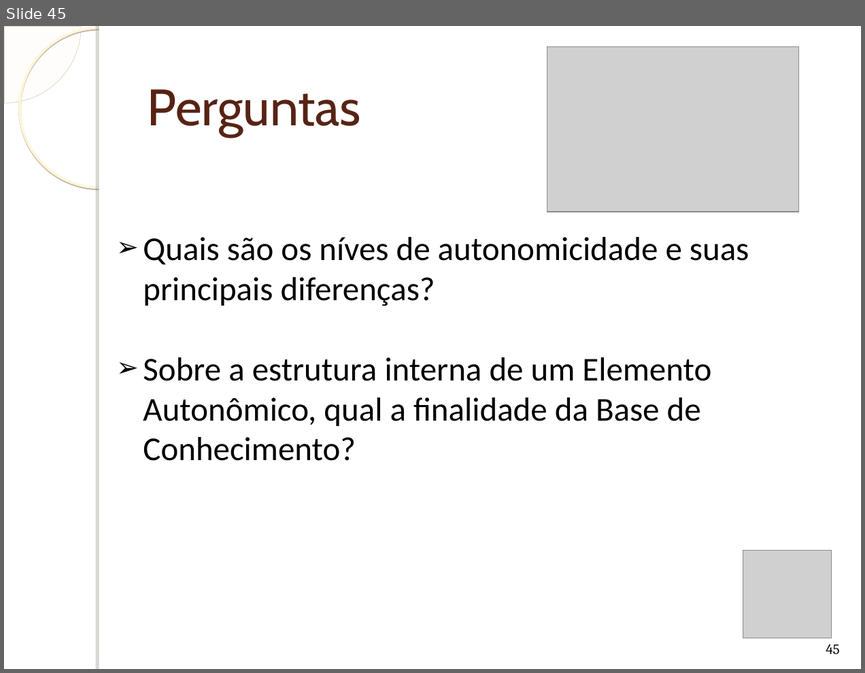
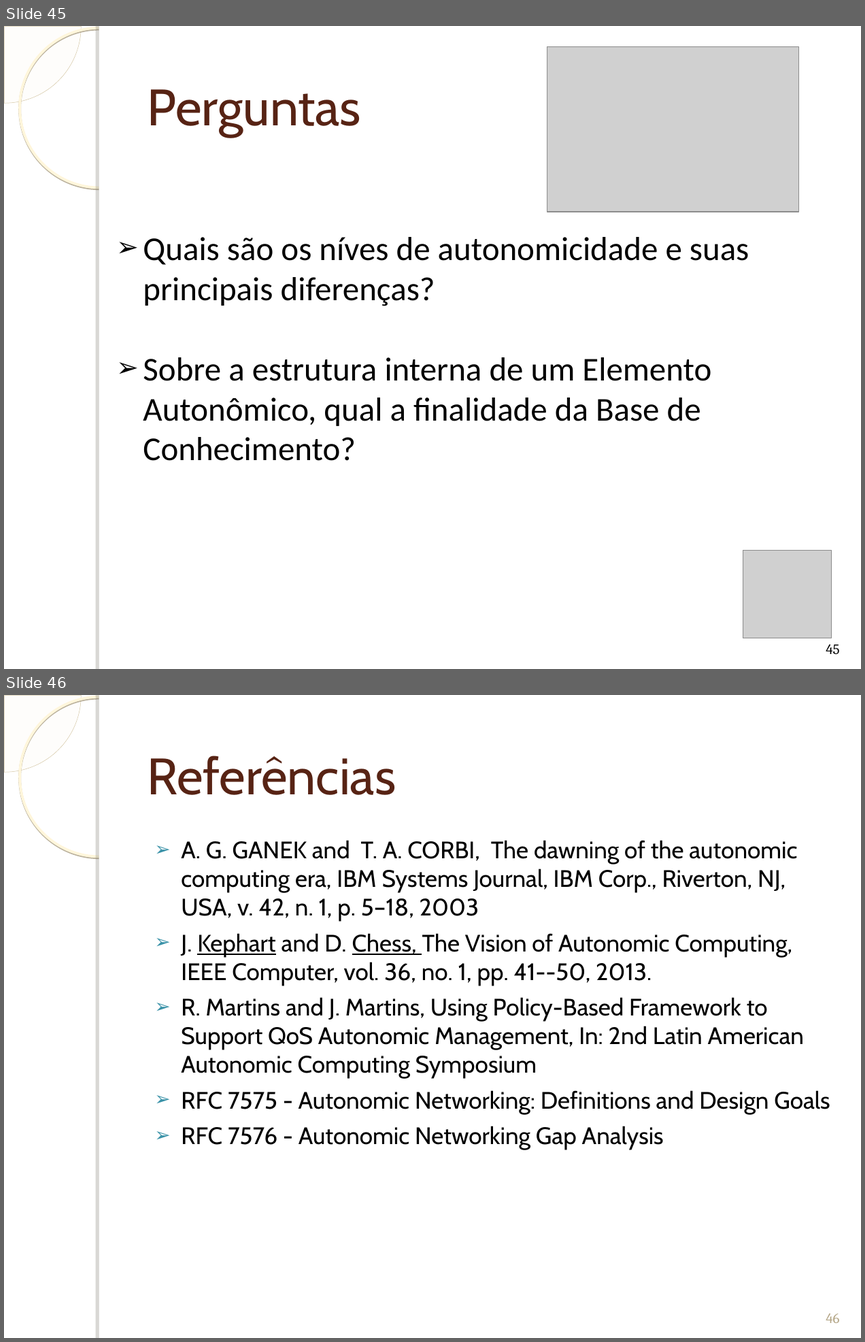
Before and after one commit to humbertogaliza/relatorio-mob655, a slide deck: Apresentação Redes Autonômicas.ppt. Shown one above the other, each under a label of ours: slide 45 before the commit, slides 45 and 46 after it. The pictures are 865x673 and 865x1342 pixels, drawn with LibreOffice and Linux fonts; fonts in the diff are those of the drawing; grey boxes stand for pictures; background and template pictures are left out. Boxes give left, top, right and bottom in pixels: in the first picture for what was removed or moved away, otherwise in the second. Text is boxed around its words. In the diff, an @@ line names an element or a change of style, - is before the commit and + after.

```diff
--- a/Apresentação Redes Autonômicas.ppt
+++ b/Apresentação Redes Autonômicas.ppt
@@ slide 46 added at [4, 695, 861, 1338], background picture (left out); not listed: 4 template elements that a slide beside it also shows @@
@@ title added at [147, 756, 396, 795], 43 pt, text #572314 @@
+Referências
@@ text added at [181, 840, 830, 1150], 20 pt, text #000000 @@
+➢ A. G. GANEK and T. A. CORBI, The dawning of the autonomic computing era, IBM Systems Journal, IBM Corp., Riverton, NJ, USA, v. 42, n. 1, p. 5–18, 2003
+➢ J. Kephart and D. Chess, The Vision of Autonomic Computing, IEEE Computer, vol. 36, no. 1, pp. 41--50, 2013.
+➢ R. Martins and J. Martins, Using Policy-Based Framework to Support QoS Autonomic Management, In: 2nd Latin American Autonomic Computing Symposium
+➢ RFC 7575 - Autonomic Networking: Definitions and Design Goals
+➢ RFC 7576 - Autonomic Networking Gap Analysis
@@ page number added at [825, 1313, 839, 1323], 12 pt, text #B5A788 @@
+46
```
Also in this commit, not shown: 8 other files.
